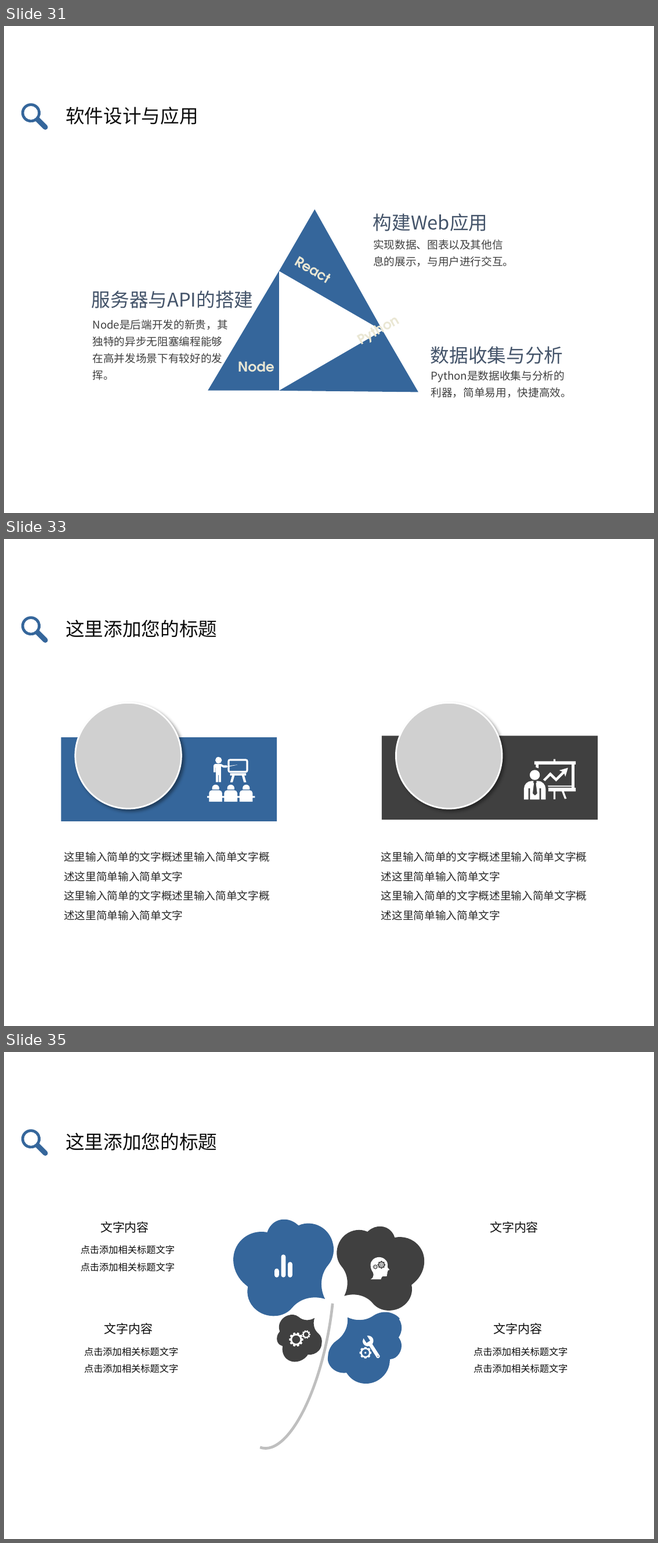
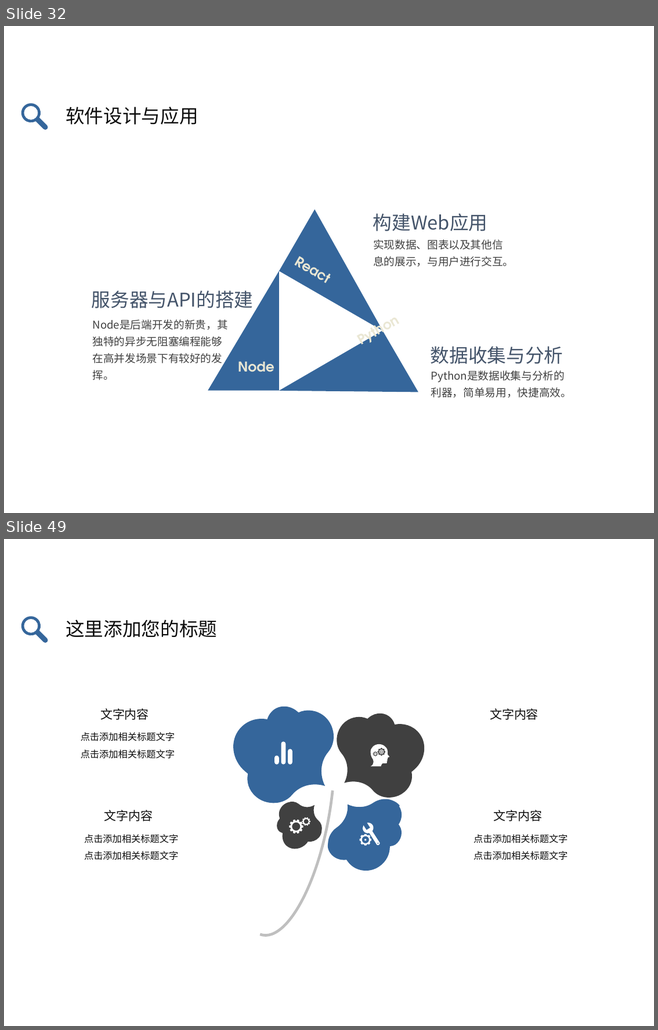
Before and after one commit to zhongdeming428/graduation-design, a slide deck: 阶段性报告/毕设答辩.pptx. Shown one above the other, each under a label of ours: slides 31, 33 and 35 before the commit, slides 32 and 49 after it; the slides between them are not shown. The pictures are 658x1543 and 658x1030 pixels, drawn with LibreOffice and Linux fonts; fonts in the diff are those of the drawing; grey boxes stand for pictures. Boxes give left, top, right and bottom in pixels: in the first picture for what was removed or moved away, otherwise in the second. Text is boxed around its words. In the diff, an @@ line names an element or a change of style, - is before the commit and + after.

```diff
--- a/阶段性报告/毕设答辩.pptx
+++ b/阶段性报告/毕设答辩.pptx
@@ slide 33 removed at box(4, 539, 654, 1026), background #FFFFFF @@
@@ freeform shape removed at box(20, 616, 48, 643) @@
@@ text removed at box(65, 620, 217, 638) @@
-这里添加您的标题
@@ picture removed at box(75, 703, 181, 809) @@
@@ picture removed at box(396, 703, 502, 809) @@
@@ rectangle removed at box(61, 738, 277, 821) @@
@@ rectangle removed at box(382, 736, 597, 820) @@
@@ freeform shape removed at box(208, 757, 255, 802) @@
@@ freeform shape removed at box(524, 759, 576, 799) @@
@@ text removed at box(64, 852, 270, 921) @@
-这里输入简单的文字概述里输入简单文字概述这里简单输入简单文字
-这里输入简单的文字概述里输入简单文字概述这里简单输入简单文字
@@ text removed at box(381, 852, 587, 921) @@
-这里输入简单的文字概述里输入简单文字概述这里简单输入简单文字
-这里输入简单的文字概述里输入简单文字概述这里简单输入简单文字
@@ what was slide 31 is now slide 32 @@
@@ what was slide 35 is now slide 49 @@
```
Also in this commit, not shown: 2 slides changed, 16 slides added, 1 other slide removed, 1 other file.
